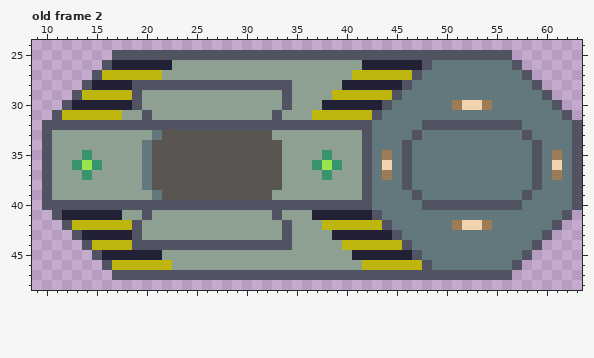
A pixel-art file gets an edit: assets/Sprites/Chest/Chest.aseprite. This is how it looked before the edit.
64x64 pixels, 2 frames. Shown: old frame 2: x 9..63, y 24..48. The commit also changed other frames, which this record leaves out.
The same view after the edit:
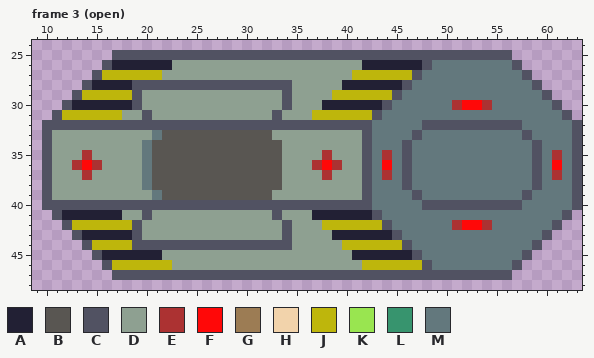
Palette (. is transparent): A #222034  B #595652  C #515262  D #8ea091  E #ac3232  F #ff0808  G #9c7c54  H #f2d3ab  J #beb60c  K #99e550  L #37946e  M #63787d
A new or re-ordered frame is compared with the old frame closest to it.
From the commit log: Arreglado sprite cofre
What changed:
frames 2 -> 4
--- frame 3 (open) is new; against old frame 2, layer "cofre"
@@ x 49..56 @@
 29 MMMMMMMM
-30 MMGHHGMM
+30 MMEFFEMM
 31 MMMMMMMM
@@ x 9..63 @@
 34 .CDDDDDDDDDMBBBBBBBBBBBBBDDDDDDDDCMMMCMMMMMMMMMMMMCMMMC
-35 .CDDDLDDDDDMBBBBBBBBBBBBBDDDDLDDDCMGMCMMMMMMMMMMMMCMGMC
-36 .CDDLKLDDDDMBBBBBBBBBBBBBDDDLKLDDCMHMCMMMMMMMMMMMMCMHMC
-37 .CDDDLDDDDDMBBBBBBBBBBBBBDDDDLDDDCMGMCMMMMMMMMMMMMCMGMC
+35 .CDDDEDDDDDMBBBBBBBBBBBBBDDDDEDDDCMEMCMMMMMMMMMMMMCMEMC
+36 .CDDEFEDDDDMBBBBBBBBBBBBBDDDEFEDDCMFMCMMMMMMMMMMMMCMFMC
+37 .CDDDEDDDDDMBBBBBBBBBBBBBDDDDEDDDCMEMCMMMMMMMMMMMMCMEMC
 38 .CDDDDDDDDDMBBBBBBBBBBBBBDDDDDDDDCMMMCMMMMMMMMMMMMCMMMC
@@ x 49..56 @@
 41 MMMMMMMM
-42 MMGHHGMM
+42 MMEFFEMM
 43 MMMMMMMM
Changed places in both pictures, as pixel boxes (x1, y1, x2, y2):
changed: (452, 100, 492, 110)
changed: (72, 150, 102, 180)
changed: (312, 150, 392, 180)
changed: (552, 150, 562, 180)
changed: (452, 220, 492, 230)
